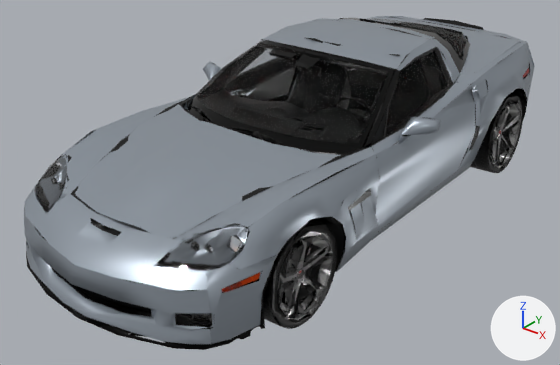
A saved change to the glTF model public/models/fleet/muscle-car-lod.glb.
Both versions are drawn from a 50 mm lens placed at (3.19, -4.35, 2.75), pointed at (-0.06, -0.28, 0.23). Every picture has the same lights, and +X, +Y and +Z are marked at lower right. The first picture is the older version. Where no turn or scale is listed for an object, it has been applied to the vertices.

The first picture shows 'Body', 'WheelFR', 'WheelRR'.
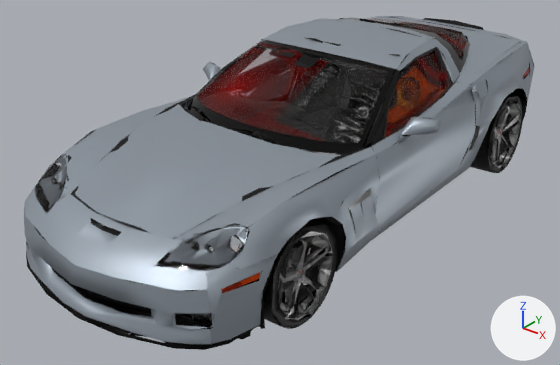
Pixel boxes [x1, y1, x2, y2] of what changed, in the pictures (560 x 365 px):
'Body', surface changed: [34, 20, 487, 323] in both

Patch to the scene script:
```diff
--- a/public/models/fleet/muscle-car-lod.glb.py
+++ b/public/models/fleet/muscle-car-lod.glb.py
@@ mat_paint @@
 mat_paint.metallic = 0.5
-mat_paint.roughness = 0.35
+mat_paint.roughness = 0.451
@@ mat_glass @@
 n0 = _N.new('ShaderNodeBsdfPrincipled'); n0.name = 'Principled BSDF'
 n0.inputs[2].default_value = 0.0  # 'Roughness'
-n0.inputs[18].default_value = 1.0  # 'Transmission Weight'
 n1 = _N.new('ShaderNodeOutputMaterial'); n1.name = 'Material Output'
```
